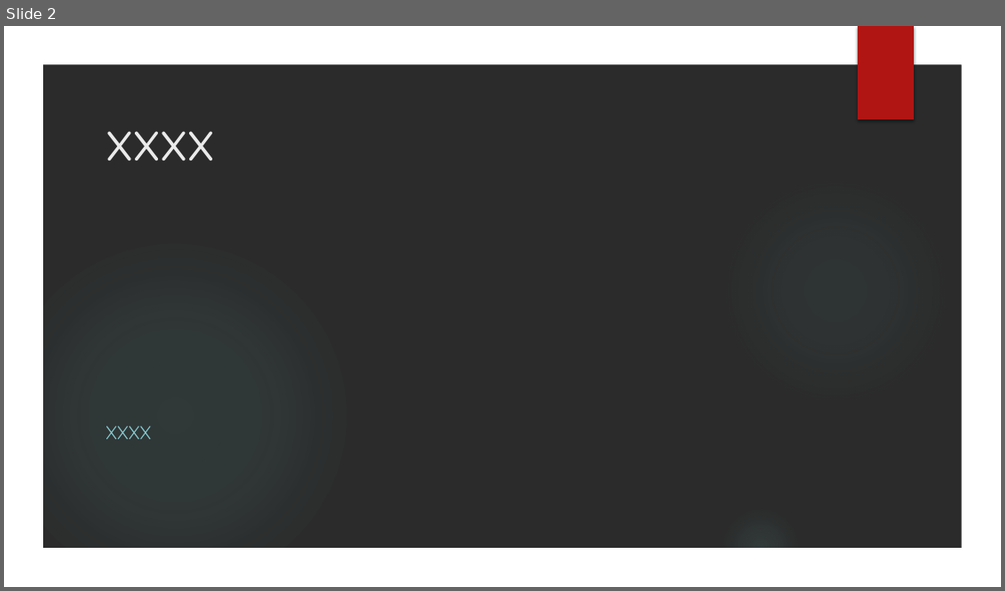
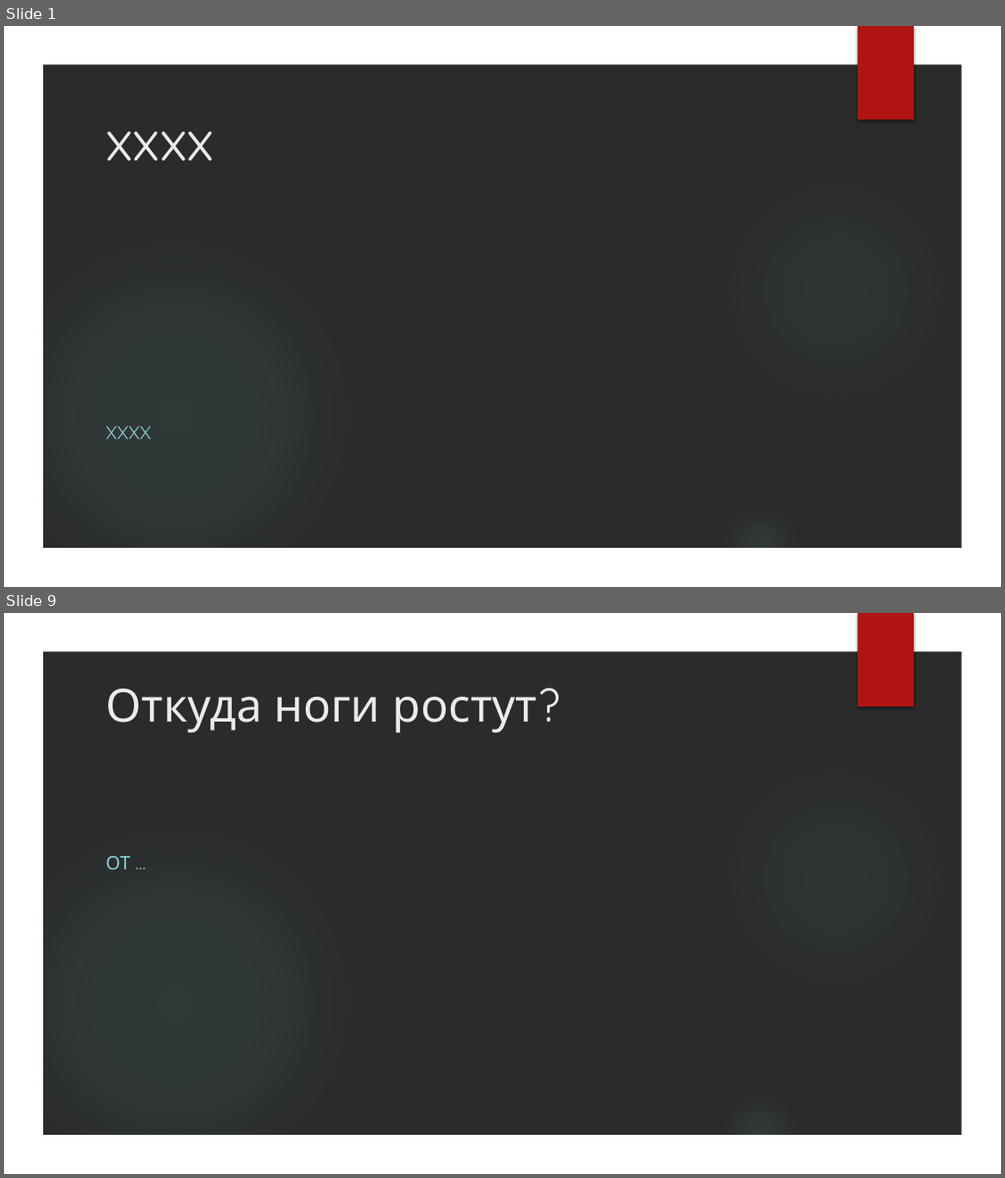
Before and after one commit to VladimirMakarevich/presentations, a slide deck: reactiveX/reactiveX.pptx. Shown one above the other, each under a label of ours: slide 2 before the commit, slides 1 and 9 after it; the slides between them are not shown. The pictures are 1005x591 and 1005x1178 pixels, drawn with LibreOffice and Linux fonts; fonts in the diff are those of the drawing; background and template pictures are left out; a plain dark background stands for a picture behind light text. Boxes give left, top, right and bottom in pixels: in the first picture for what was removed or moved away, otherwise in the second. Text is boxed around its words. In the diff, an @@ line names an element or a change of style, - is before the commit and + after.

```diff
--- a/reactiveX/reactiveX.pptx
+++ b/reactiveX/reactiveX.pptx
@@ slide 9 added at [4,613,1001,1174], background picture (left out); not listed: 5 template elements that a slide beside it also shows @@
@@ title added at [105,689,537,733], 44 pt, text #EBEBEB @@
+Откуда ноги ростут?
@@ subtitle added at [105,856,129,869], 18 pt, text #8AD0D6 @@
+ОТ …
@@ what was slide 2 is now slide 1 @@
```
Also in this commit, not shown: 21 other slides added, 23 slides removed, 2 other files.
